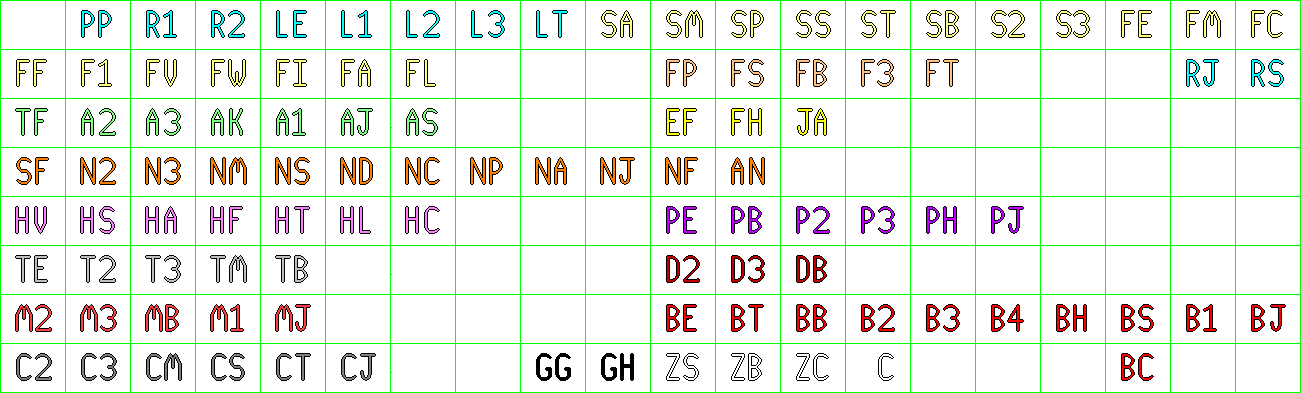
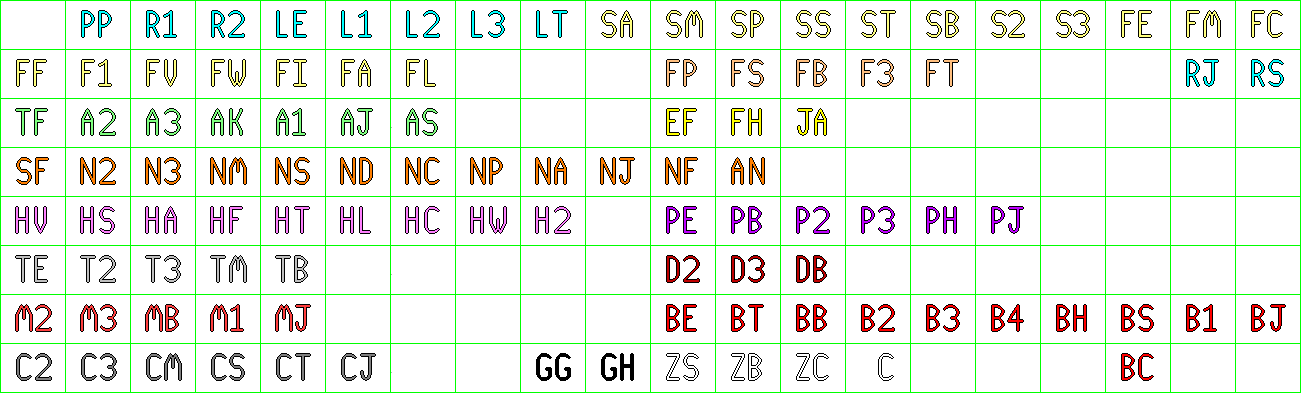
Layered file, before and after one edit (1301px x 393px). Changes by layer:
painted on "units" over [470, 206, 571, 234]
